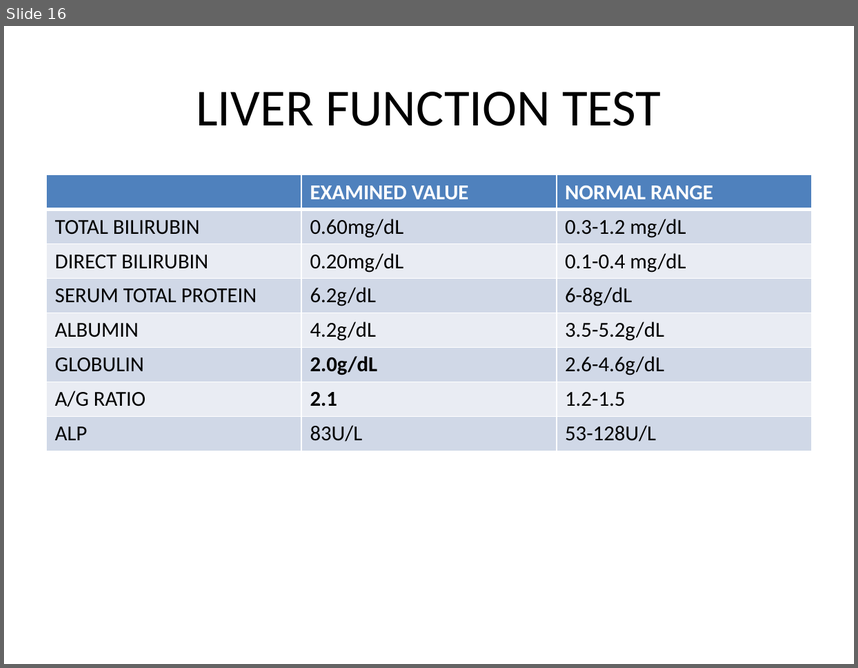
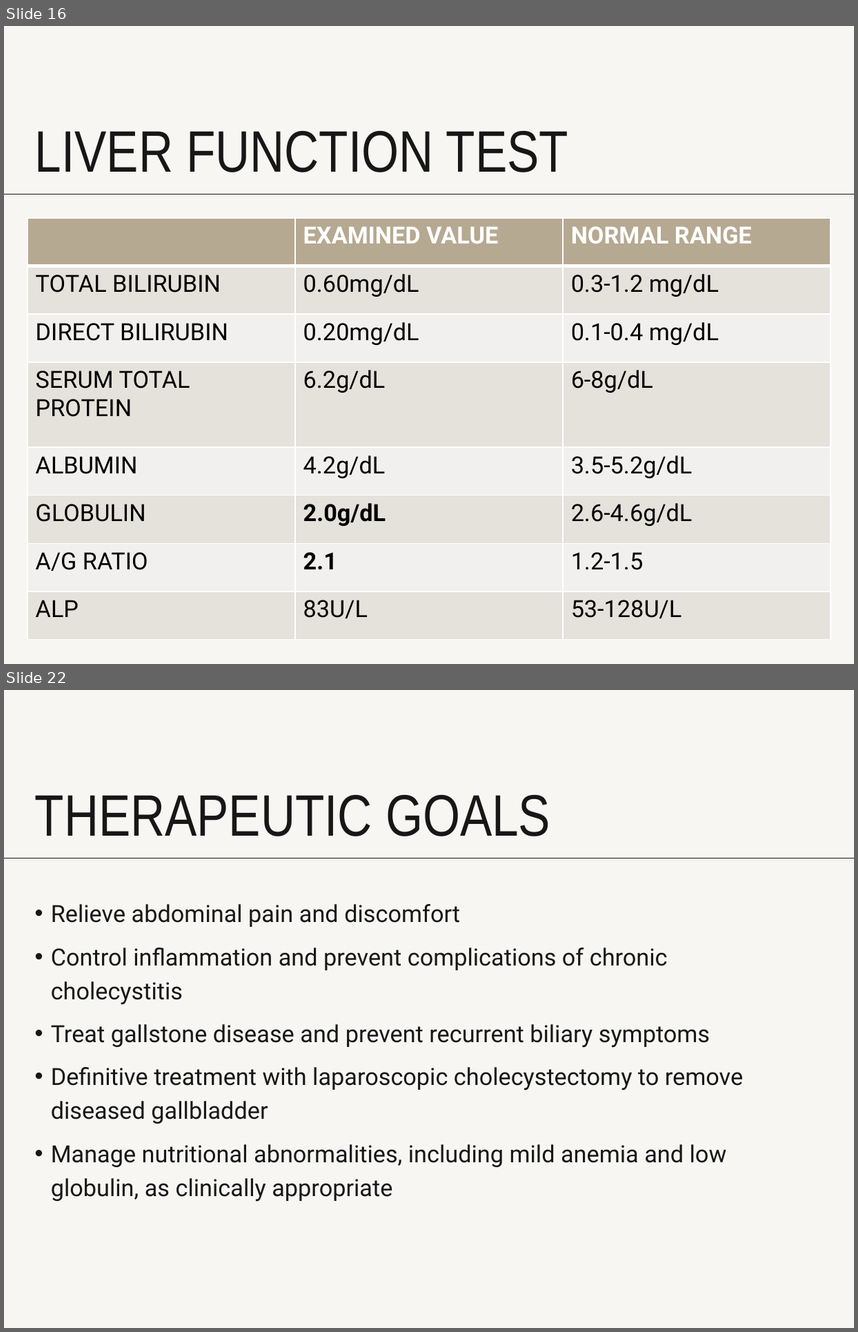
Before and after one commit to VarunSaiSanne/personal, a slide deck: demo.pptx. Shown one above the other, each under a label of ours: slide 16 before the commit, slides 16 and 22 after it; the slides between them are not shown. The pictures are 858x668 and 858x1332 pixels, drawn with LibreOffice and Linux fonts; fonts in the diff are those of the drawing. Boxes give left, top, right and bottom in pixels: in the first picture for what was removed or moved away, otherwise in the second. Text is boxed around its words. In the diff, an @@ line names an element or a change of style, - is before the commit and + after.

```diff
--- a/demo.pptx
+++ b/demo.pptx
@@ slide 22 added at [4,690,854,1328], background #F7F6F3; not listed: 1 template element that a slide beside it also shows @@
@@ title added at [35,795,550,836], 49.5 pt, text #171717 @@
+THERAPEUTIC GOALS
@@ text added at [51,904,743,1201], 20 pt, text #171717 @@
+• Relieve abdominal pain and discomfort
+• Control inflammation and prevent complications of chronic cholecystitis
+• Treat gallstone disease and prevent recurrent biliary symptoms
+• Definitive treatment with laparoscopic cholecystectomy to remove diseased gallbladder
+• Manage nutritional abnormalities, including mild anemia and low globulin, as clinically appropriate
@@ slide 16 changed as well @@
@@ background #FFFFFF to #F7F6F3 @@
@@ title "LIVER FUNCTION TEST": place and size @@
-title "LIVER FUNCTION TEST" at [196,92,662,126]
+title "LIVER FUNCTION TEST" at [35,131,568,172]
@@ title "LIVER FUNCTION TEST" at [35,131,568,172]: size 44 to 49.5 pt, font Calibri to Arial Narrow, text colour #000000 to #171717; alignment centre to left; line spacing 1 to 0.7; vertical alignment middle to bottom @@
@@ line added from (4, 194) to (854, 194), #171717 0.75 pt @@
@@ table at [27,218,831,640] @@
@@ fill #4F81BD to #B6A992 in row 1 @@
@@ fill #D0D8E8 to #E5E2DC in 12 cells @@
@@ fill #E9EDF4 to #F3F1EE in 9 cells @@
@@ size 18 to 20 pt, font Calibri to Roboto @@
@@ table: place and size @@
-table at [47,175,811,450]
+table at [27,218,831,640]
```
Also in this commit, not shown: 16 other slides changed, 14 other slides added.
